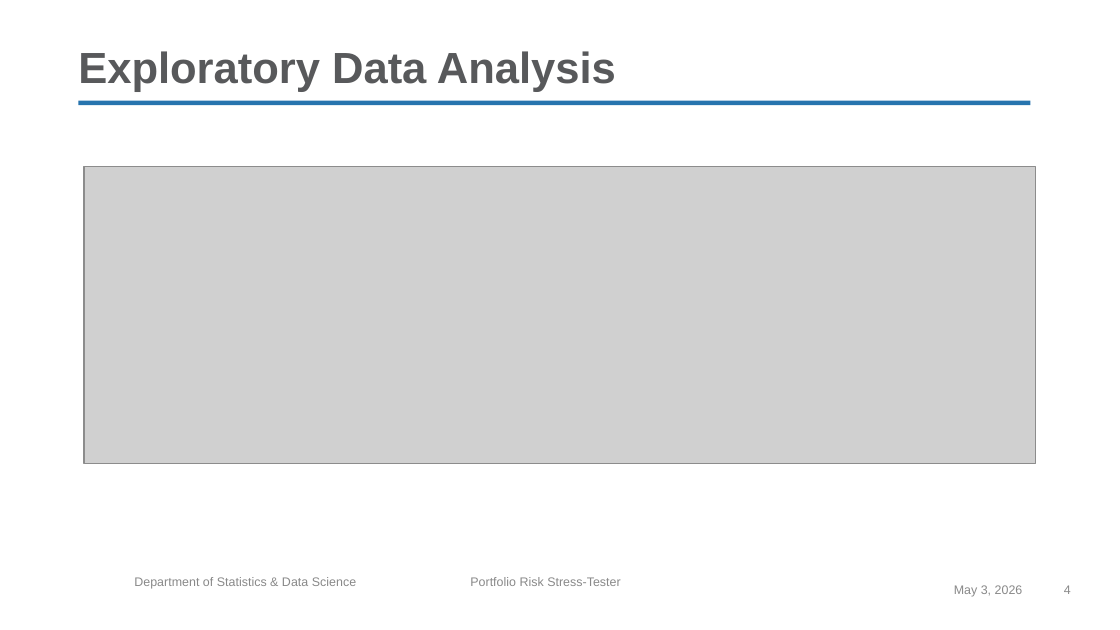
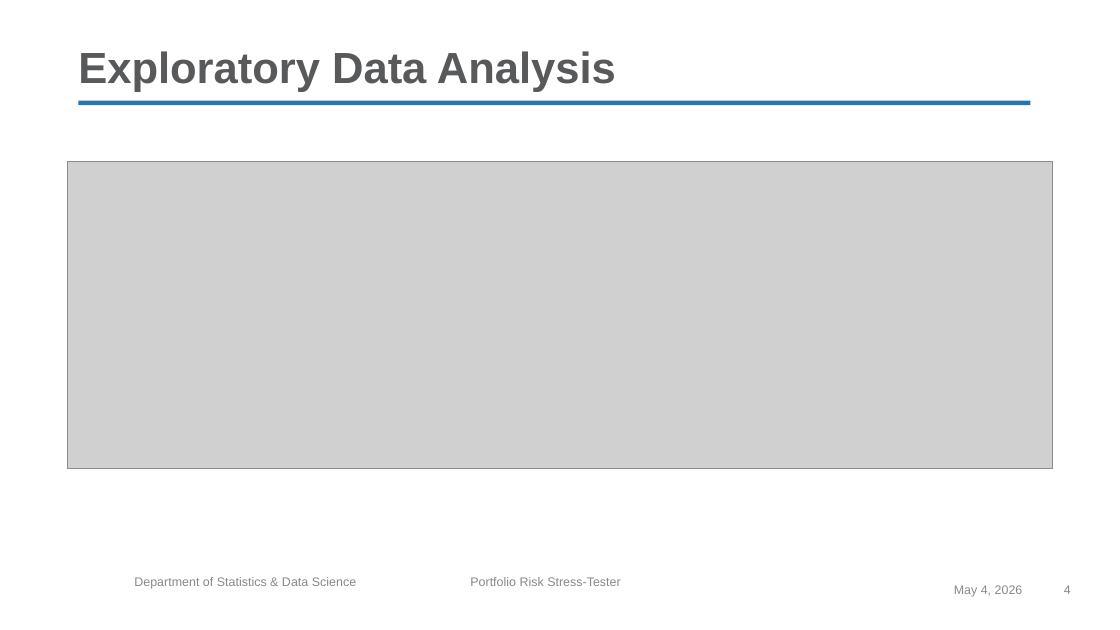
Before and after one commit to markw56127/stat418-tools-in-datascience-2026, a slide deck: slide 4 of week-6/proposal-presentation/wang-mark-proposal.pptx. Drawn at 1120x630 pixels with LibreOffice and Linux fonts; fonts in the diff are those of the drawing; grey boxes stand for pictures; background and template pictures are left out. Boxes give left, top, right and bottom in pixels: in the first picture for what was removed or moved away, otherwise in the second. Text is boxed around its words. In the diff, an @@ line names an element or a change of style, - is before the commit and + after.

```diff
--- a/week-6/proposal-presentation/wang-mark-proposal.pptx
+++ b/week-6/proposal-presentation/wang-mark-proposal.pptx
@@ picture: place and size @@
-picture at <box>84,167,1036,464</box>
+picture at <box>67,161,1053,468</box>
@@ text at <box>954,585,1023,597</box>: text changed @@
-May 3, 2026
+May 4, 2026
```
Also in this commit, not shown: 5 other slides changed, 1 other file.
